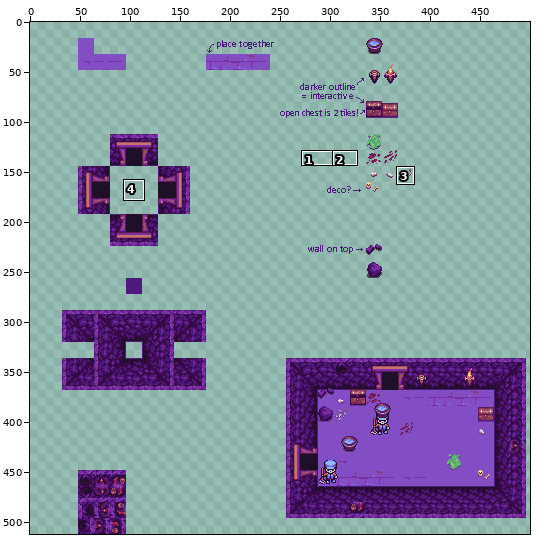
A sprite sheet gets an edit: media/art/tileset.png. Above, an overview of the earlier version with the close-up marked.
Close-up. As it was:
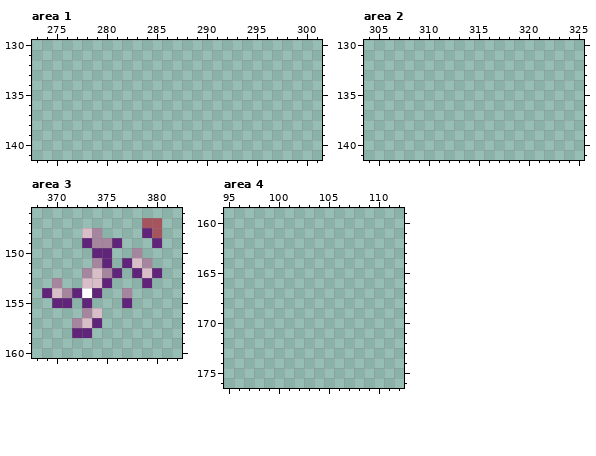
The file is 512x512 pixels. Shown: area 1: x 273..301, y 130..141; area 2: x 304..325, y 130..141; area 3: x 368..382, y 146..160; area 4: x 95..112, y 159..176. The wide view leaves out empty margins. The commit also changed other parts of the picture, which this record leaves out.
And afterwards:
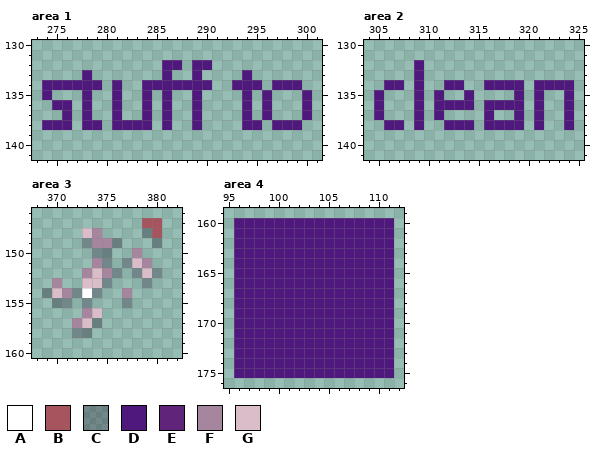
Palette (. is transparent): A #ffffff  B #a6555f  C #1f102a50  D #4e187c  E #60247b  F #a6859f  G #d9bdc8
The exact change:
Changed rows in their new state; - is an unchanged pixel.
Area 1:
first column x 274:
132 ------------DD-DD----------
133 ----D-------D--D----D------
134 DDDDDD-D--DDDDDDD--DDD-DDD-
135 D---D--D--D-D--D----D-D---D
136 -DD-D--D--D-D--D----D-D---D
137 --D-D--D--D-D--D----D-D---D
138 DDD-DD-DDDD-D--D----DD-DDD-
Area 2:
first column x 305:
132 ----D---------------
133 ----D---------------
134 -DD-D--DD--DDDD-DDDD
135 D---D-D--D----D-D--D
136 D---D-DDDD-DDDD-D--D
137 D---D-D----D--D-D--D
138 -DD-D--DDD-DDDD-D--D
Area 3:
first column x 369:
148 ----------C-
149 ----C--C---C
150 -----CC-----
151 ------C-C---
152 -------C-C-C
153 ------C---C-
154 C--C-C------
155 -CC-C---C---
157 -----C------
158 ---CC-------
Area 4:
first column x 96:
160 DDDDDDDDDDDDDDDD
161 DDDDDDDDDDDDDDDD
162 DDDDDDDDDDDDDDDD
163 DDDDDDDDDDDDDDDD
164 DDDDDDDDDDDDDDDD
165 DDDDDDDDDDDDDDDD
166 DDDDDDDDDDDDDDDD
167 DDDDDDDDDDDDDDDD
168 DDDDDDDDDDDDDDDD
169 DDDDDDDDDDDDDDDD
170 DDDDDDDDDDDDDDDD
171 DDDDDDDDDDDDDDDD
172 DDDDDDDDDDDDDDDD
173 DDDDDDDDDDDDDDDD
174 DDDDDDDDDDDDDDDD
175 DDDDDDDDDDDDDDDD
Changed places in both close-ups, as pixel boxes (x1, y1, x2, y2):
added: (42, 60, 312, 130)
added: (374, 60, 574, 130)
changed: (42, 228, 162, 338)
added: (234, 218, 394, 378)
